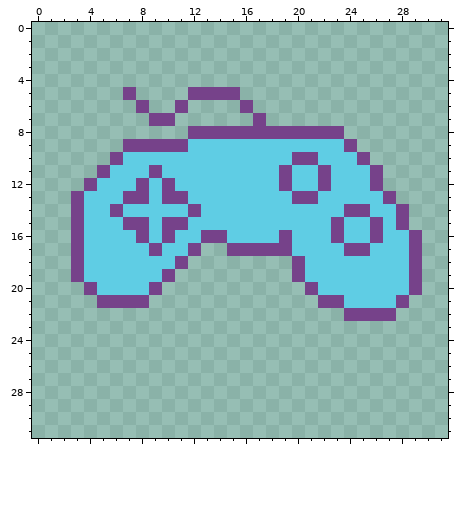
Pixel-art file -- src/assets/gui/parts/part-controller.aseprite. Above: the version before the commit.
32x32 pixels, 1 frame.
And afterwards:
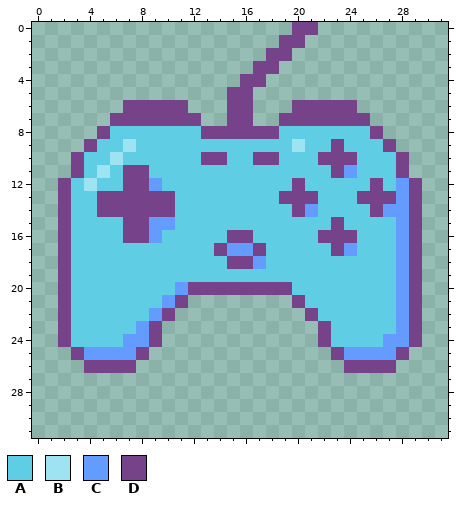
Palette (. is transparent): A #5fcde4  B #9de3f2  C #639bff  D #76428a
Diff:
The edit adds colour A in row 8 at x 6 to 11 and 24 to 25; in row 9 at x 5 to 6 and 25 to 26; in row 10 at x 4 to 5 and 26 to 27; in row 11 at x 4 and 27; in row 12 at x 3 and 27; in row 17 at x 13.
The edit adds colour A in row 18 at x 12 to 14 and 18 to 19; in row 19 at x 11 to 19; in row 20 at x 3, 10 and 20; in row 21 at x 3 to 4, 9 and 21; in row 22 at x 3 to 8 and 22 to 23; in row 23 at x 3 to 7 and 23 to 27.
The edit adds colour A in row 24 at x 3 to 6 and 23 to 26.
Colour D gives way to colour A in row 8 at x 12 and 19 to 23; in row 9 at x 8 to 11 and 24; in row 10 at x 20 to 21 and 25; in row 11 at x 9, 19, 22 and 26; in row 12 at x 10, 19 and 22; in row 13 at x 3 and 11.
Colour D gives way to colour A in row 14 at x 3, 12 and 24 to 25; in row 15 at x 3, 11 and 26; in row 16 at x 3, 10, 13 to 14, 19 and 26; in row 17 at x 3, 9, 12, 18 to 19 and 25; in row 18 at x 3, 11 and 20; in row 19 at x 3, 10 and 20.
Colour D gives way to colour A in row 20 at x 4, 9 and 21; in row 21 at x 5 to 8 and 22 to 23; in row 22 at x 24 to 27.
Colour A gives way to colour B in row 9 at x 20.
Colour D gives way to colour B in row 9 at x 7; in row 10 at x 6; in row 11 at x 5; in row 12 at x 4.
The edit adds colour C in rows 12 to 13 at x 28; in row 18 at x 17; in row 20 at x 11; in row 21 at x 10; in row 22 at x 9 and 28; in row 23 at x 8 and 28.
The edit adds colour C in row 24 at x 7 to 8 and 27 to 28; in row 25 at x 4 to 7 and 24 to 27.
Colour A gives way to colour C in row 11 at x 24; in row 12 at x 9; in row 14 at x 21 and 27; in row 15 at x 9; in row 16 at x 9 and 28; in rows 17 to 20 at x 28.
Colour D gives way to colour C in row 14 at x 28; in row 15 at x 10 and 28; in row 17 at x 15 to 16 and 24; in row 21 at x 28.
The edit adds colour D in row 0 at x 20 to 21; in row 1 at x 19 to 20; in row 2 at x 18 to 19; in row 3 at x 17 to 18; in row 4 at x 16 to 17; in row 5 at x 16.
The edit adds colour D in row 6 at x 7, 9 to 10, 15 and 20 to 24; in row 7 at x 6 to 8, 11 to 12, 15 to 16 and 19 to 25; in row 8 at x 5 and 26; in row 9 at x 4 and 27; in rows 10 to 11 at x 3 and 28; in rows 12 to 15 at x 2 and 29.
The edit adds colour D in row 16 at x 2; in row 17 at x 2 and 14; in row 18 at x 2 and 15 to 16; in row 19 at x 2; in row 20 at x 2 and 12 to 19; in row 21 at x 2, 11, 20 and 29.
The edit adds colour D in row 22 at x 2, 10, 21 and 29; in rows 23 to 24 at x 2, 9, 22 and 29; in row 25 at x 3, 8, 23 and 28; in row 26 at x 4 to 7 and 24 to 27.
Colour A gives way to colour D in row 9 at x 23; in row 10 at x 13 to 14, 17 to 18 and 22 to 24; in row 11 at x 7 to 8 and 23; in row 12 at x 7 and 20; in row 13 at x 5 to 6, 9, 19 and 25 to 26; in row 14 at x 5, 7 to 10, 20 and 26.
Colour A gives way to colour D in row 16 at x 7, 15 to 16, 22 and 24; in row 17 at x 23.
The edit erases colour D in row 5 at x 7 and 12 to 14; in row 7 at x 17.
Where, in picture pixels (left, top, right, bottom), the same in both pictures:
changed: (58, 22, 422, 373)
